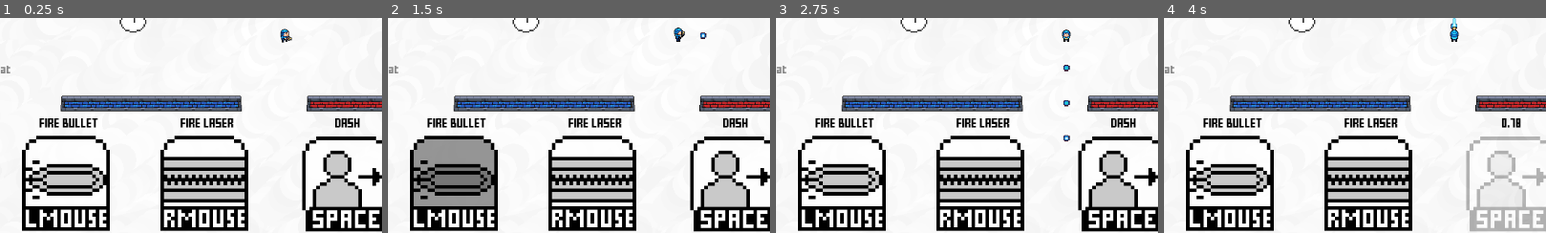
Above: before the commit, frames 1-4 (left to right).
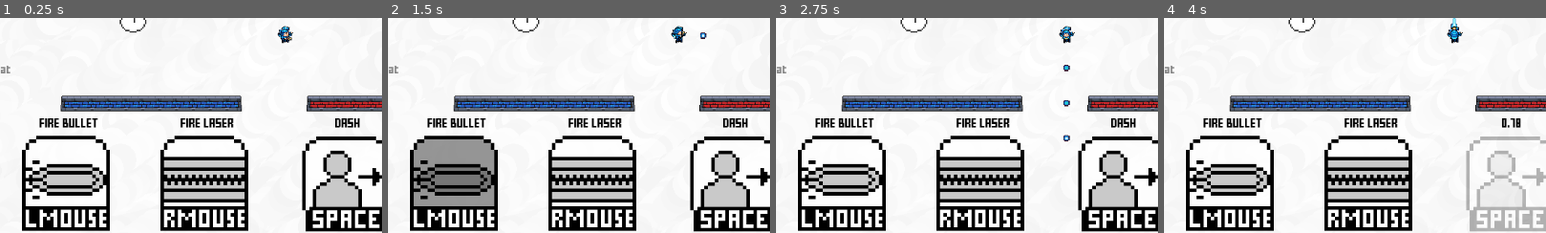
Above: after the commit, the same moments.

Repository: MarshallJDem/SuperCTF
Game: Godot game, scene res://TitleScreen.tscn
The game is run twice, just before and just after one commit, with the same random seed, the same clock (stepped at 60 frames per second) and the same inputs. Sound files missing from this copy of the repository are replaced by a short silence.
Inputs (mouse positions are % of the whole screen's width and height, from its top left):
- Up to frame 1 (0.25 s): no input
- Up to frame 2 (1.5 s): click (14, 59) at 0.52 s; type "12" at 0.6 s; tap Enter at 1.25, 1.35 s; move the mouse to (72, 45) at 1.27 s; hold Right from 1.28 s (still down); click (72, 45) at 1.42 s
- Up to frame 3 (2.75 s): tap Space at 1.52, 2.27 s; move the mouse to (30, 55) at 2.02 s; release Right at 2.03 s; hold Down from 2.03 s (still down); tap 2 at 2.1 s
- Up to frame 4 (4 s): move the mouse to (60, 28) at 2.77 s; release Down at 2.78 s; hold Right 2.78-3.53 s; tap 3 at 2.85 s; move the mouse to (45, 70) at 3.52 s; hold Up from 3.53 s (still down); tap H at 3.6 s; click (45, 70) at 3.67 s; tap Space at 3.77 s
The pictures show only the part of the screen within x 12-62%, y 46-96%; the shares and areas given below are measured in that part.

The runs differ from the first frame. In frame 1, 0.1% of the frame differs, in the area x 72-77%, y 3-12%; in frame 2, less than 0.1%; in frame 3, 0.1%, in the area x 74-79%, y 3-12%; in frame 4, 0.1%.

Commit message:
Added death particle animation to player. Still needs to actually be implemented

Diff:
--- a/GameContent/Player.tscn
+++ b/GameContent/Player.tscn
@@ -13,6 +13,7 @@
 [ext_resource path="res://Assets/Sound/Flag_Pickup.wav" type="AudioStream" id=11]
 [ext_resource path="res://Assets/Sound/Flag_Drop.wav" type="AudioStream" id=12]
 [ext_resource path="res://Assets/Sound/Teleport.wav" type="AudioStream" id=13]
+[ext_resource path="res://Assets/Player/player_death_B.png" type="Texture" id=14]
 
 [sub_resource type="CapsuleShape2D" id=1]
 radius = 5.49852
@@ -28,6 +29,13 @@
 
 [node name="Player" type="KinematicBody2D"]
 script = ExtResource( 1 )
+
+[node name="Sprite_Death" type="Sprite" parent="."]
+scale = Vector2( 1.00258, 1 )
+texture = ExtResource( 14 )
+vframes = 4
+hframes = 8
+frame = 1
 
 [node name="Sprite_Bottom" type="Sprite" parent="."]
 position = Vector2( 0, -0.3 )
@@ -68,11 +76,11 @@
 script = ExtResource( 6 )
 
 [node name="CollisionShape2D" type="CollisionShape2D" parent="Area2D"]
-position = Vector2( 0.297691, 1.85472 )
+position = Vector2( 0, 1.855 )
 shape = SubResource( 1 )
 
 [node name="CollisionShape2D2" type="CollisionShape2D" parent="Area2D"]
-position = Vector2( 0.368557, 1.88886 )
+position = Vector2( 0, 1.889 )
 shape = SubResource( 2 )
 __meta__ = {
 "_editor_description_": ""
Not shown: 1 places in GameContent/Player.tscn that only renumber resources
